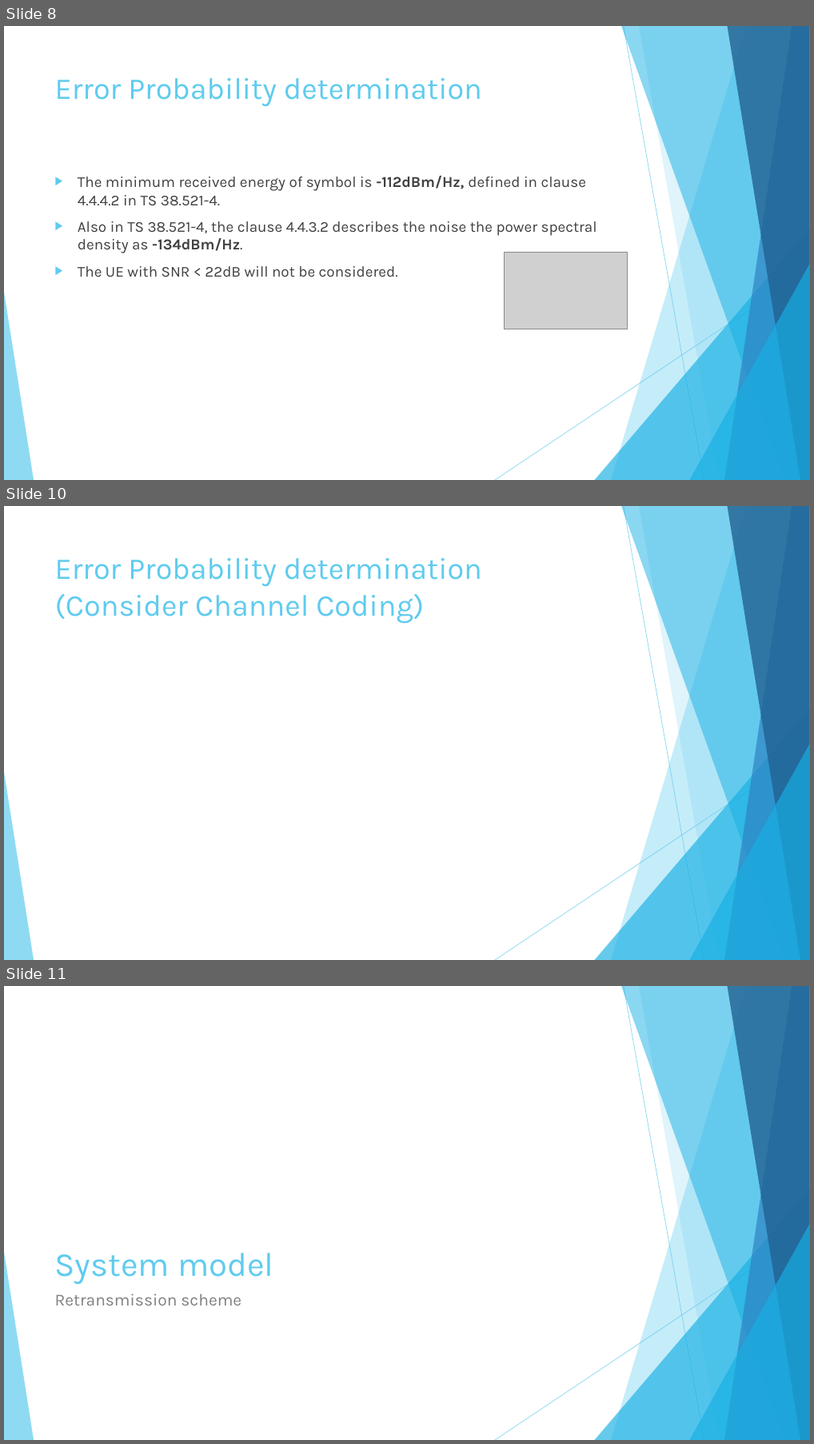
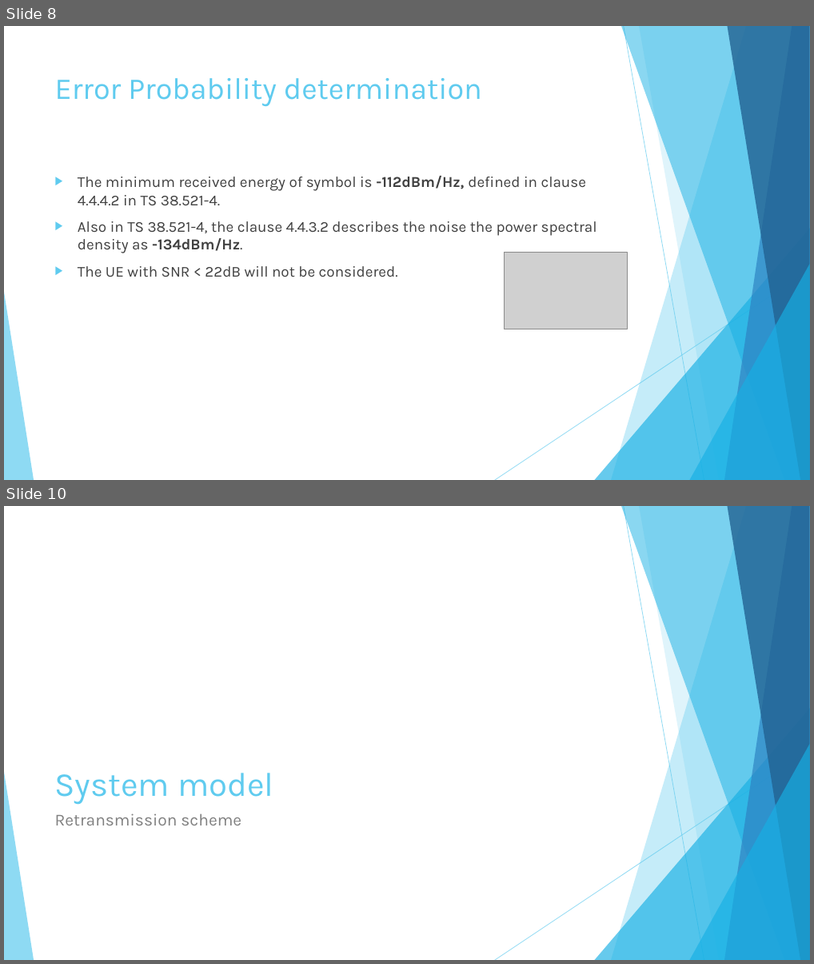
Before and after one commit to hungchun0201/Reliable_multicast_simulation, a slide deck: Final_project_reliable_multicast_retransmission_scheme.pptx. Shown one above the other, each under a label of ours: slides 8, 10 and 11 before the commit, slides 8 and 10 after it; the slides between them are not shown. The pictures are 814x1444 and 814x964 pixels, drawn with LibreOffice and Linux fonts; fonts in the diff are those of the drawing; grey boxes stand for pictures. Boxes give left, top, right and bottom in pixels: in the first picture for what was removed or moved away, otherwise in the second. Text is boxed around its words. In the diff, an @@ line names an element or a change of style, - is before the commit and + after.

```diff
--- a/Final_project_reliable_multicast_retransmission_scheme.pptx
+++ b/Final_project_reliable_multicast_retransmission_scheme.pptx
@@ slide 10 removed at (x1=4, y1=506, x2=810, y2=960), background #FFFFFF; not listed: 10 template elements that a slide beside it also shows @@
@@ title removed at (x1=55, y1=558, x2=482, y2=623) @@
-Error Probability determination
-(Consider Channel Coding)
@@ what was slide 11 is now slide 10 @@
```
Also in this commit, not shown: 1 slide changed, 2 other files.
